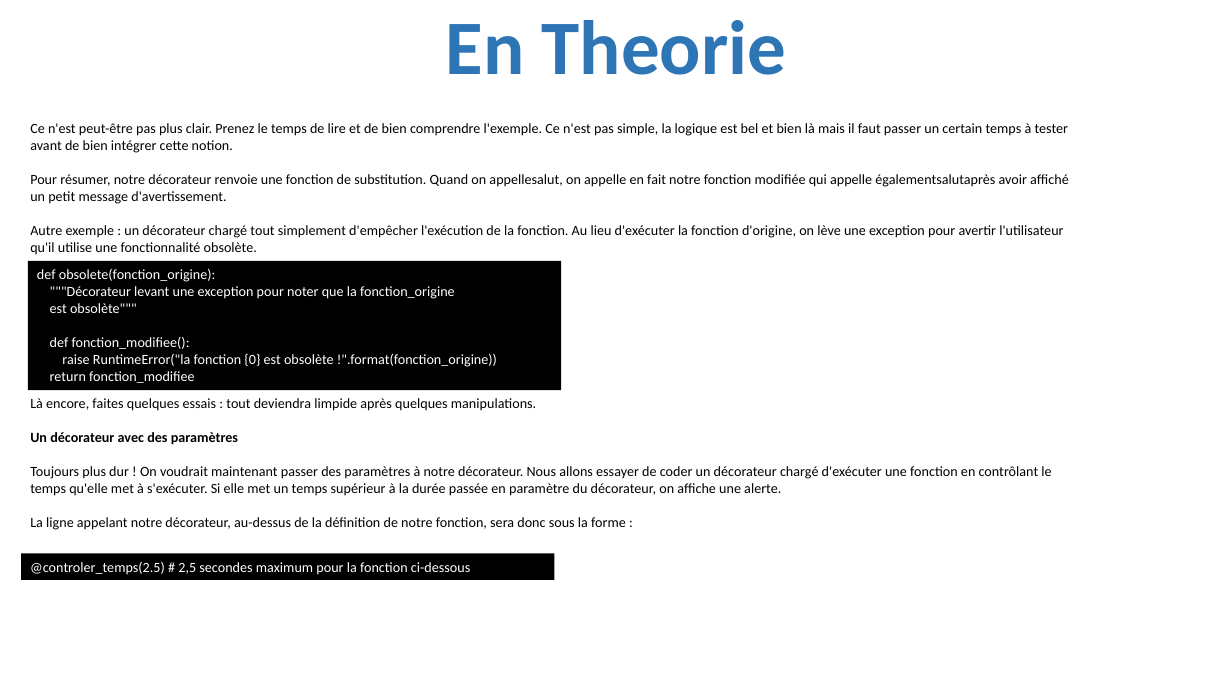
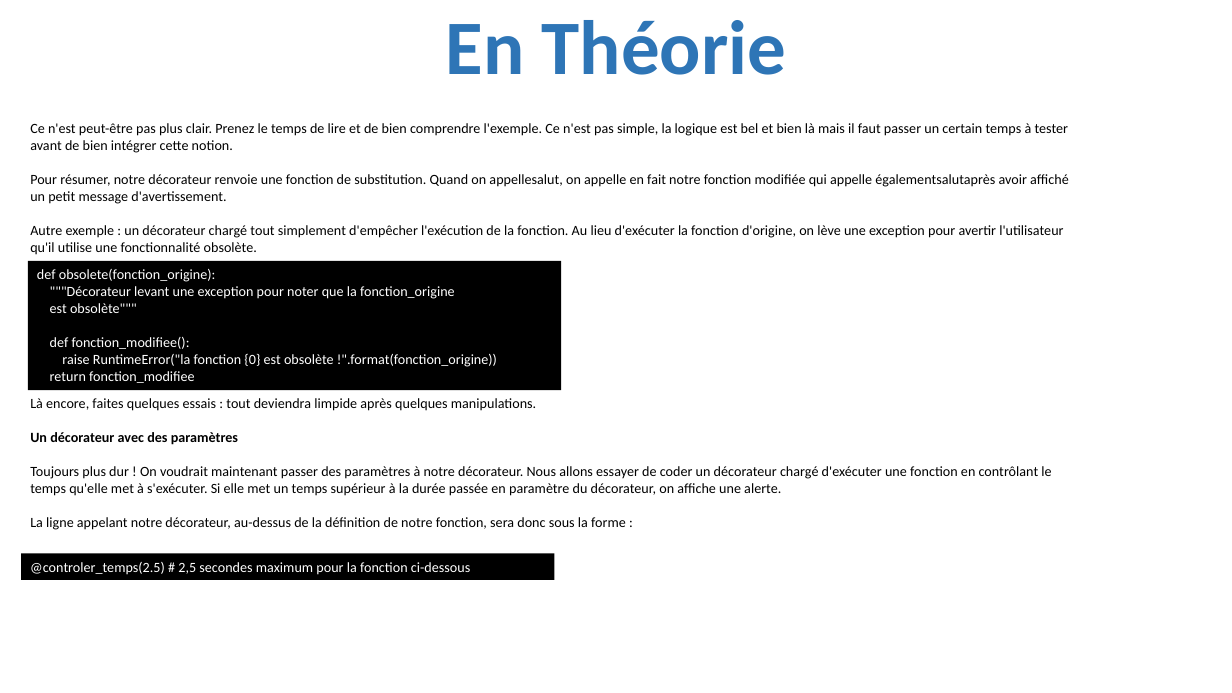
Before and after one commit to julienPalleau/PythonDoc, a slide deck: slide 209 of Python-resume.pptx (slide 196 before the commit). Drawn at 1232x693 pixels with LibreOffice and Linux fonts; fonts in the diff are those of the drawing. Boxes give left, top, right and bottom in pixels: in the first picture for what was removed or moved away, otherwise in the second. Text is boxed around its words. In the diff, an @@ line names an element or a change of style, - is before the commit and + after.

```diff
--- a/Python-resume.pptx
+++ b/Python-resume.pptx
@@ title at box(446, 20, 786, 75): text changed @@
-En Theorie
+En Théorie
```
Also in this commit, not shown: 11 other slides changed, 13 slides added.
